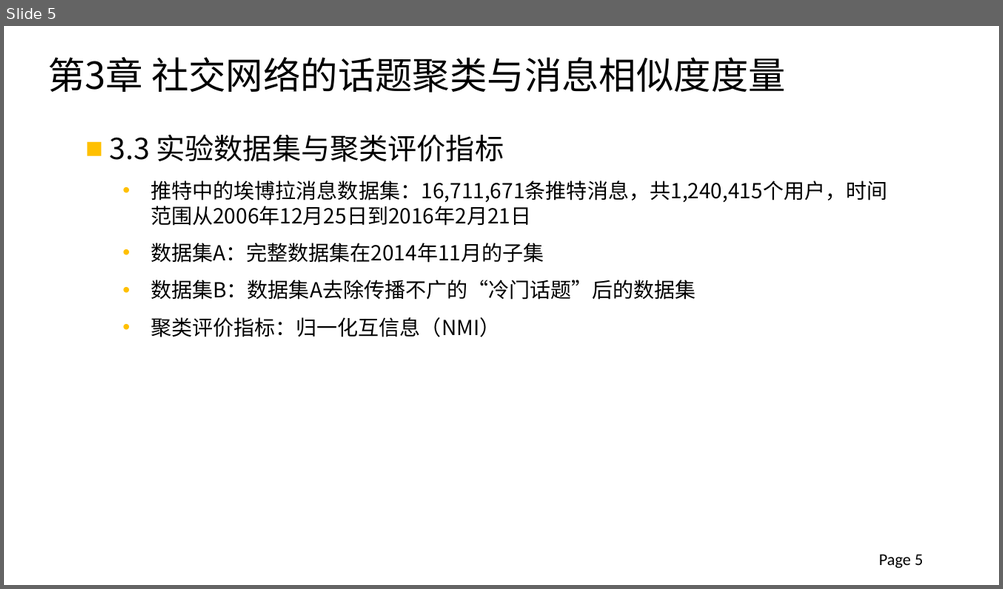
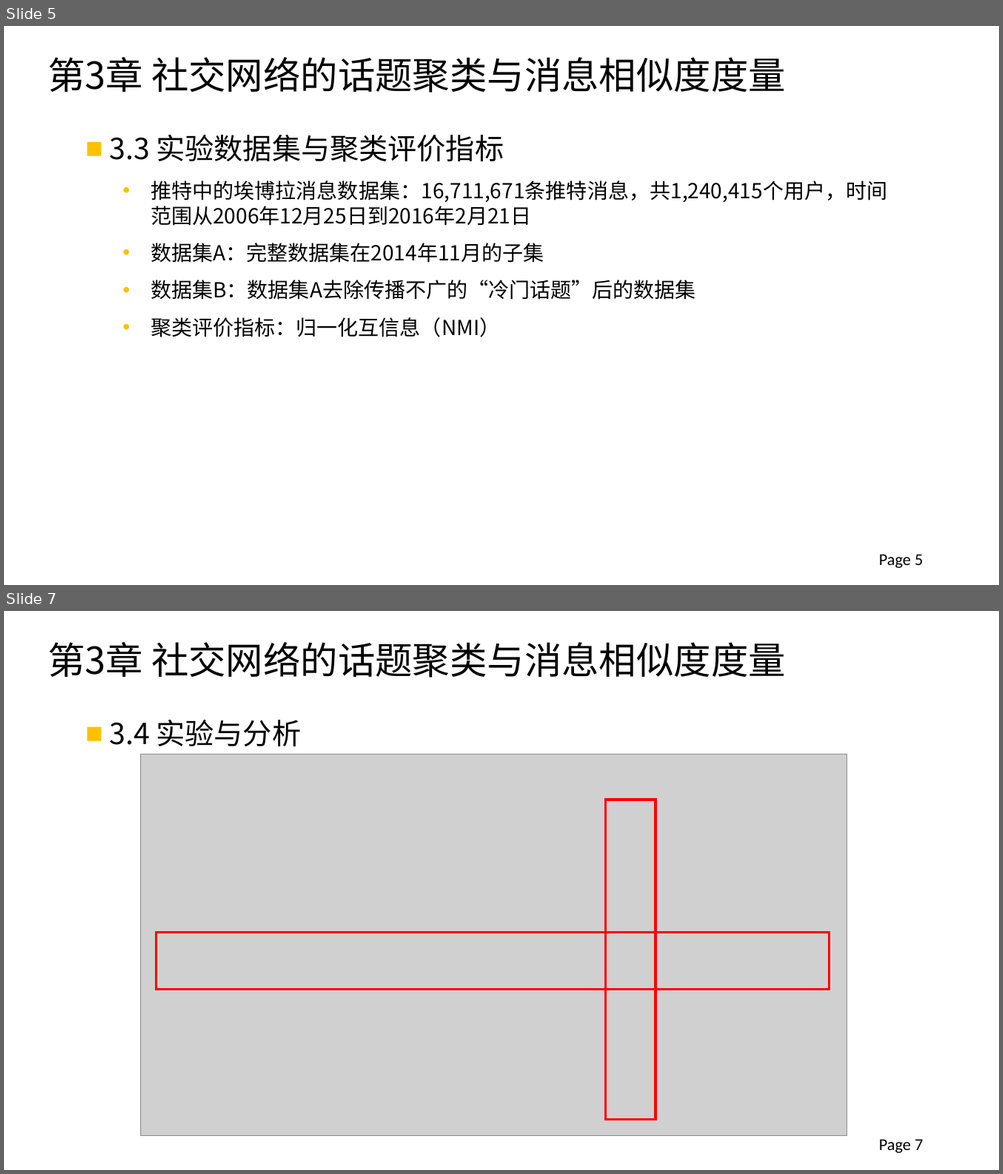
Before and after one commit to xinke0802/DataProcess, a slide deck: 2012013297_钟仰新_毕设论文答辩.pptx. Shown one above the other, each under a label of ours: slide 5 before the commit, slides 5 and 7 after it; the slides between them are not shown. The pictures are 1003x589 and 1003x1174 pixels, drawn with LibreOffice and Linux fonts; fonts in the diff are those of the drawing; grey boxes stand for pictures; background and template pictures are left out. Boxes give left, top, right and bottom in pixels: in the first picture for what was removed or moved away, otherwise in the second. Text is boxed around its words. In the diff, an @@ line names an element or a change of style, - is before the commit and + after.

```diff
--- a/2012013297_钟仰新_毕设论文答辩.pptx
+++ b/2012013297_钟仰新_毕设论文答辩.pptx
@@ slide 7 added at [4, 611, 999, 1170], background #FFFFFF @@
@@ text added at [48, 642, 785, 678], 36 pt, text #000000 @@
+第3章 社交网络的话题聚类与消息相似度度量
@@ text added at [109, 720, 301, 746], 28 pt, text #000000 @@
+■ 3.4 实验与分析
@@ picture added at [141, 755, 847, 1136] @@
@@ rectangle added at [606, 800, 655, 1120], outline #FF0000 2.25 pt @@
@@ rectangle added at [156, 933, 829, 990], outline #FF0000 2.25 pt @@
@@ page number added at [879, 1139, 922, 1153], 16 pt, text #000000 @@
+Page 7
```
Also in this commit, not shown: 2 slides changed, 8 other slides added, 4 slides removed.
